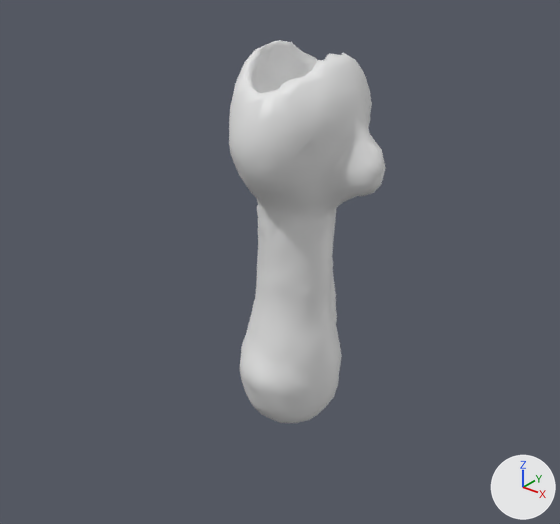
An edit to the FBX model blender/out/Diplodocus/export/Os_Tibia_Diplodocus.fbx, drawn before and after from the same camera.
One viewpoint serves both versions: a 50 mm camera at (6.14, -8.43, 4.91) aimed at (-0.34, -0.33, -0.1). The lights are fixed; the arrows at lower right show +X, +Y and +Z. The older version comes first.

The scene before the commit, as lines of its bpy script (objects in view):
```python
me_os_tibia_diplodocus_01 = bpy.data.meshes.new('Os_Tibia_Diplodocus_01')
me_os_tibia_diplodocus_01.from_pydata(...)  # 1220 vertices, 2432 faces; spans x -1.18..1.18, y -1.16..1.16, z -2.99..2.99
me_os_tibia_diplodocus_01.materials.append(mat_museum_bone___warm_ivory)  # white #e7e7e7
ob_os_tibia_diplodocus_01 = bpy.data.objects.new('Os_Tibia_Diplodocus_01', me_os_tibia_diplodocus_01)
ob_os_tibia_diplodocus_01.location = (0.0, 0.0, 0.0)
```
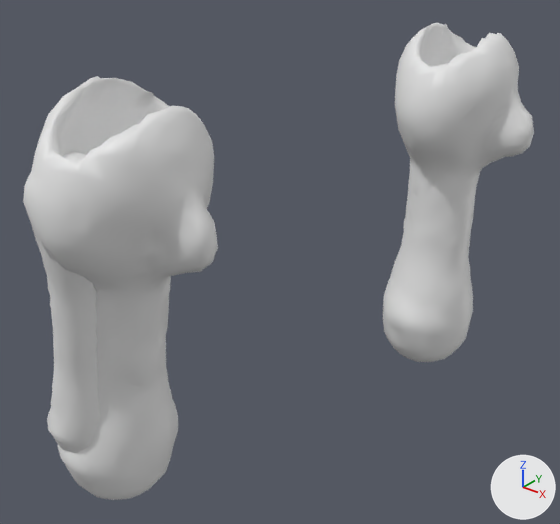
Where the change shows, as pixel boxes (x1, y1, x2, y2) in the pictures (560 x 524 px; the box of a moved part takes in the faces that stretch with it):
'Os_Tibia_Diplodocus_01', reshaped (224% wider, 24% taller): before (229, 40, 386, 423); after (23, 23, 534, 500)
part 1 of me_os_tibia_diplodocus_01, moved or reshaped: before (229, 40, 386, 423); after (383, 23, 534, 362)
part 2 of me_os_tibia_diplodocus_01, moved or reshaped (not visible afterwards): before (332, 272, 337, 324)
part 3 of me_os_tibia_diplodocus_01, added: after (29, 76, 218, 500)
part 4 of me_os_tibia_diplodocus_01, added: after (23, 151, 100, 453)

The change, as a diff of the scene's bpy script:
```diff
--- a/blender/out/Diplodocus/export/Os_Tibia_Diplodocus.fbx.py
+++ b/blender/out/Diplodocus/export/Os_Tibia_Diplodocus.fbx.py
@@ me_os_tibia_diplodocus_01 @@
 # used by ob_os_tibia_diplodocus_01; location = (0.0, 0.0, 0.0)
-me_os_tibia_diplodocus_01.from_pydata(...)  # 1220 vertices, 2432 faces; spans x -1.18..1.18, y -1.16..1.16, z -2.99..2.99
+me_os_tibia_diplodocus_01.from_pydata(...)  # 2450 vertices, 4884 faces; spans x -1.98..1.98, y -4.18..4.18, z -3.05..3.05
+# me_os_tibia_diplodocus_01 part 1: the loose piece of 924 vertices spanning x -1.18..1.18, y -1.16..1.16, z -2.99..2.99 is moved by (0.8, 3.02, -0.05)
+# me_os_tibia_diplodocus_01 part 2: the loose piece of 296 vertices spanning x -0.91..0.11, y -0.04..1.15, z -1.98..2.42 is moved by (0.8, 3.02, -0.05)
+# me_os_tibia_diplodocus_01 part 3: a new loose piece of 931 vertices spanning x -1.98..0.9, y -4.18..-1.85, z -3.05..3.05, in mat_museum_bone___warm_ivory (white #e7e7e7)
+# me_os_tibia_diplodocus_01 part 4: a new loose piece of 299 vertices spanning x -1.64..-0.09, y -4.15..-2.98, z -2.01..2.37, in mat_museum_bone___warm_ivory (white #e7e7e7)
 me_os_tibia_diplodocus_01.materials.append(mat_museum_bone___warm_ivory)
```
